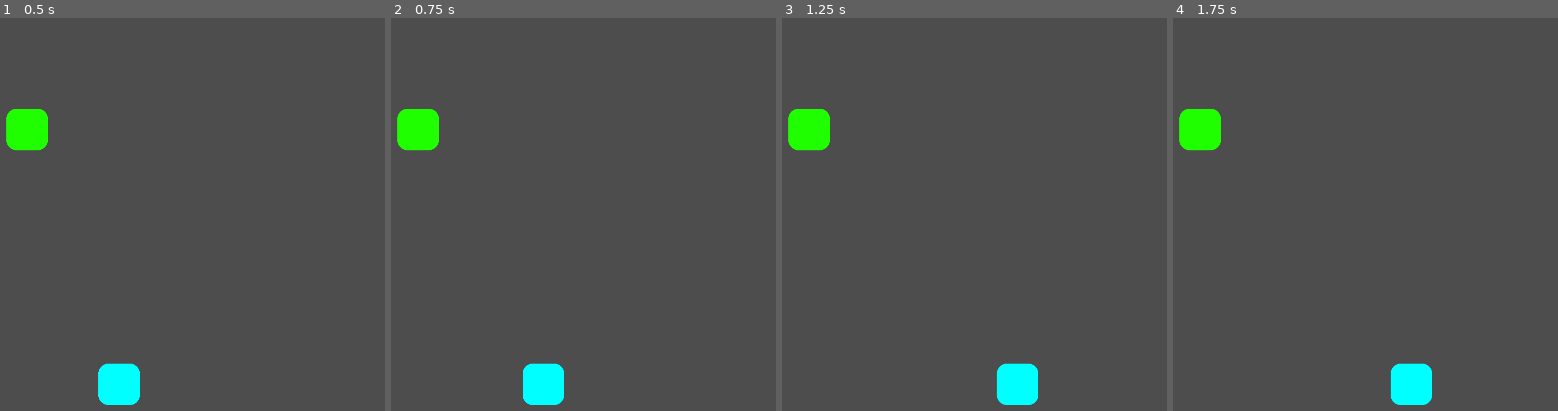
Above: before the commit, frames 1-4 (left to right).
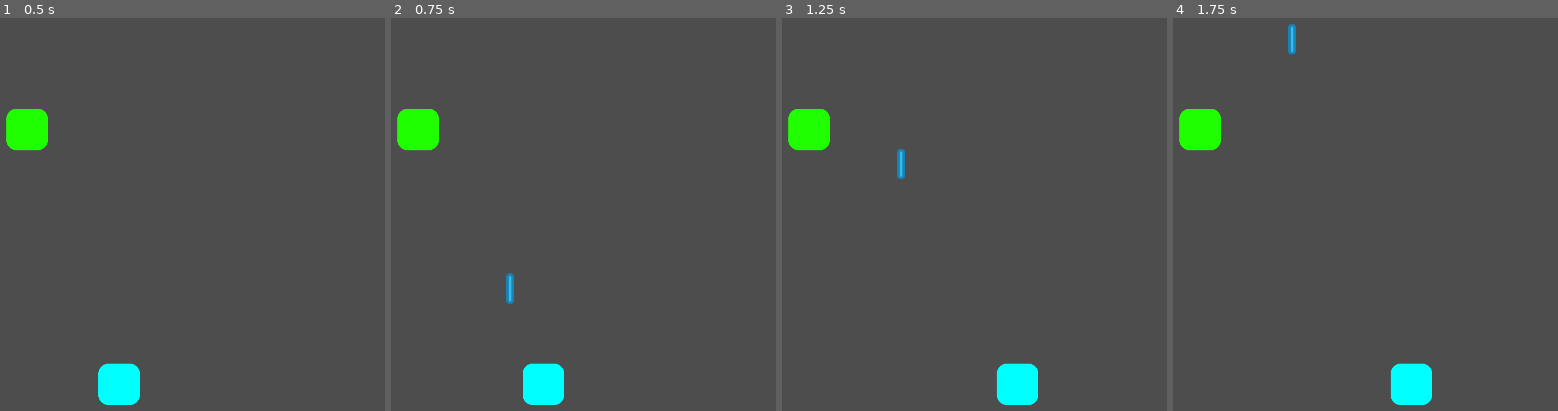
Above: after the commit, the same moments.

Repository: michael-j-coyne/space-defense
Game: Godot game, scene res://scenes/main.tscn
Same seed, same stepped clock (60 frames per second), same inputs: the game is played once before the commit and once after it.
Inputs (mouse positions are in pixels of both pictures, inside the frame that each line leads up to):
- Up to frame 1 (0.5 s): no input
- Up to frame 2 (0.75 s): tap Enter (ui_accept) at 0.5 s; move the mouse to (691, 214) at 0.52 s; hold Right (ui_right) from 0.53 s (still down); hold Shift from 0.53 s (still down); click (691, 214) at 0.67 s
- Up to frame 3 (1.25 s): keep holding Right (ui_right); keep holding Shift; tap Enter (ui_accept) at 0.77 s
- Up to frame 4 (1.75 s): release Right (ui_right) at 1.25 s; release Shift at 1.25 s; drag from (outside the picture) to (1199, 128) at 1.27 s

Frame 1 is identical in both runs. In frame 2, 0.2% of the frame differs, in the area x 29-32%, y 64-73%; in frame 3, 0.2%; in frame 4, 0.2%.
Error before the commit: Cannot call method 'instantiate' on a null value. (res://scenes/weapon.gd:41)

Commit message:
Use the "blue laser" for the player weapon

Diff:
--- a/scenes/player.gd
+++ b/scenes/player.gd
@@ -17,7 +17,7 @@
 	sprite.scale = scaling
 
 	# TODO: fix hardcoded values
-	weapon.setup(1.0, 1.0, 1.0, 5.0, "player", null)
+	weapon.setup(1.0, 1.0, 1.0, 5.0, "player", load("res://scenes/blue_laser.tscn"))
 
 func _physics_process(delta):
 	velocity = Vector2.ZERO
